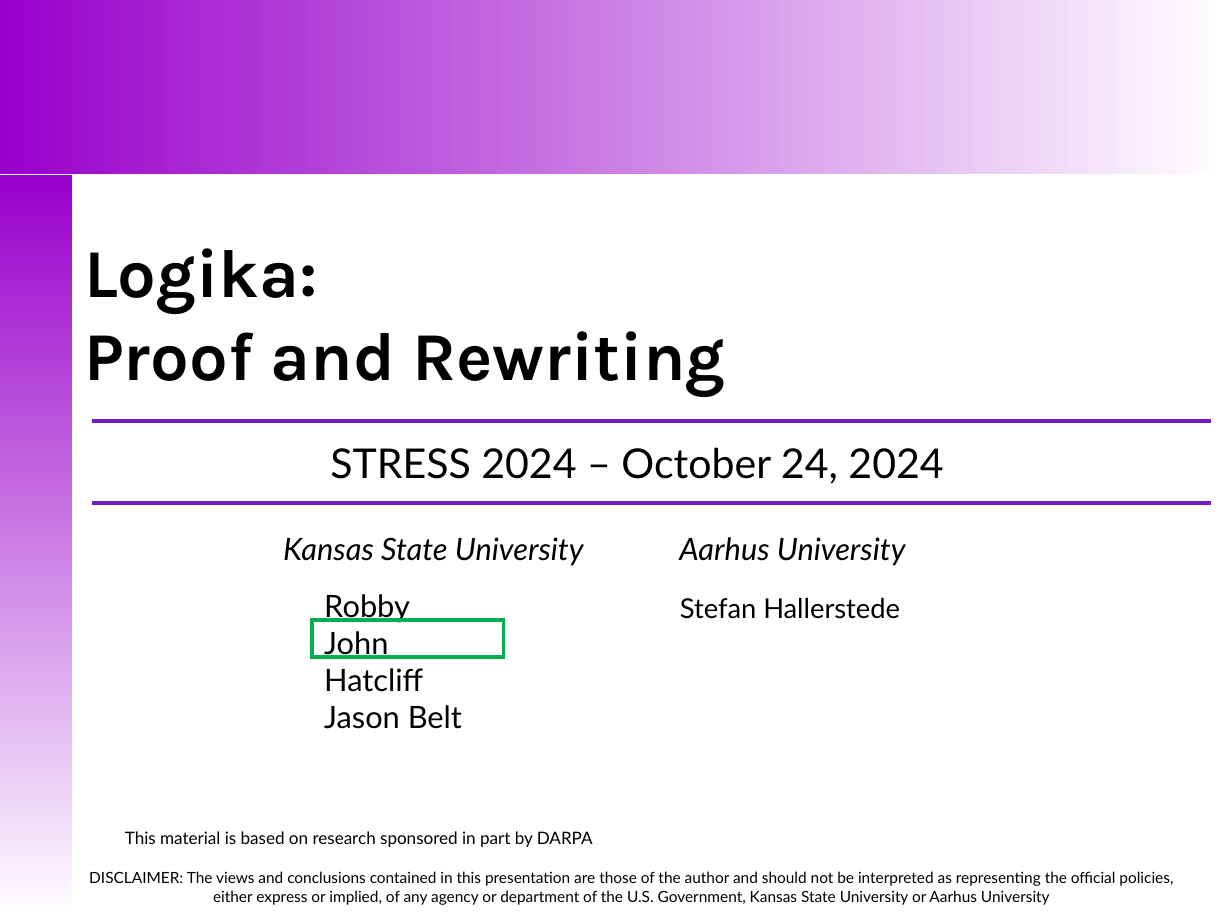
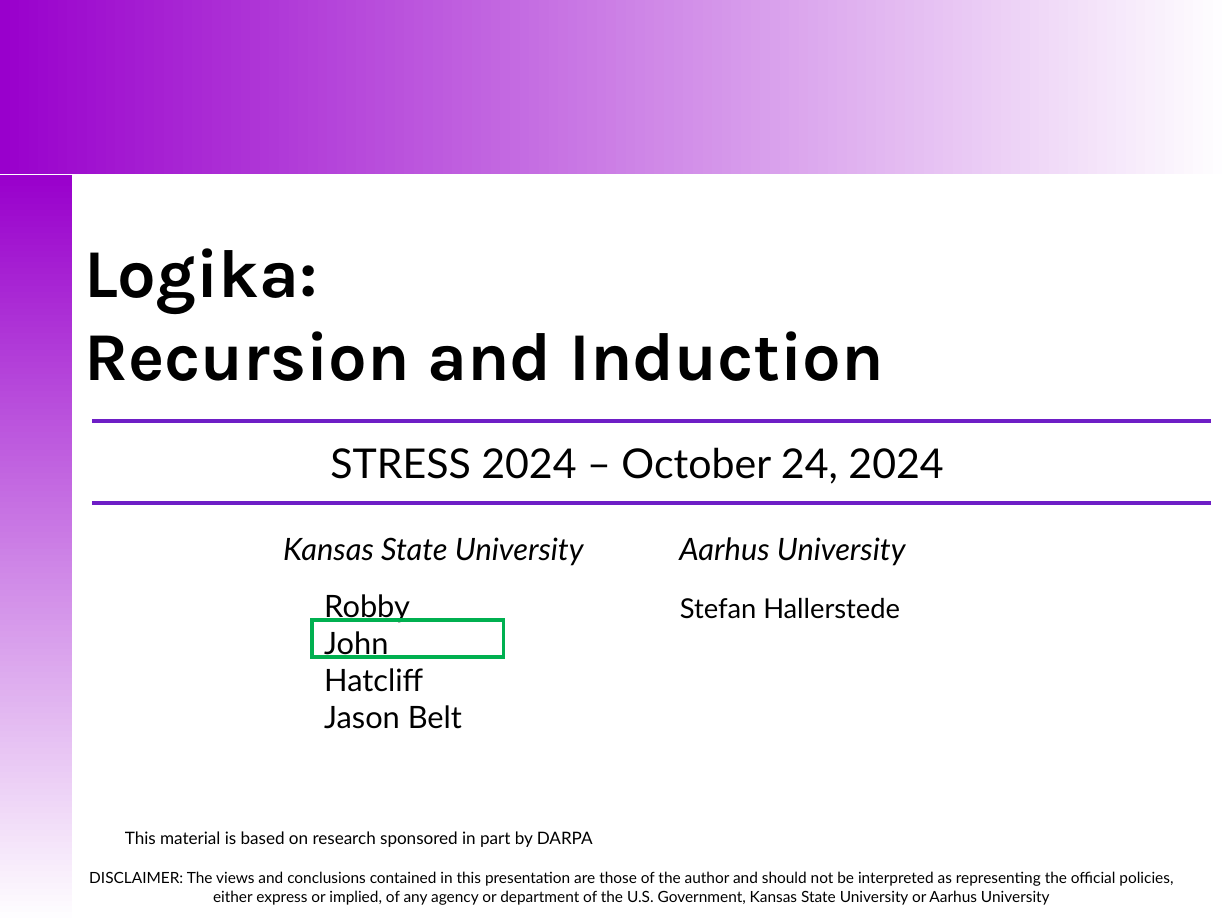
Before and after one commit to santoslab/stress24, a slide deck: slide 1 of slides/A-01-03-Proofs-Induction.pptx. Drawn at 1232x924 pixels with LibreOffice and Linux fonts; fonts in the diff are those of the drawing. Boxes give left, top, right and bottom in pixels: in the first picture for what was removed or moved away, otherwise in the second. Text is boxed around its words. In the diff, an @@ line names an element or a change of style, - is before the commit and + after.

```diff
--- a/slides/A-01-03-Proofs-Induction.pptx
+++ b/slides/A-01-03-Proofs-Induction.pptx
@@ title at [84, 248, 884, 381]: text changed @@
-Logika:
-Proof and Rewriting
+Logika:
+Recursion and Induction
```
Also in this commit, not shown: 3 slides added, 8 other files.
